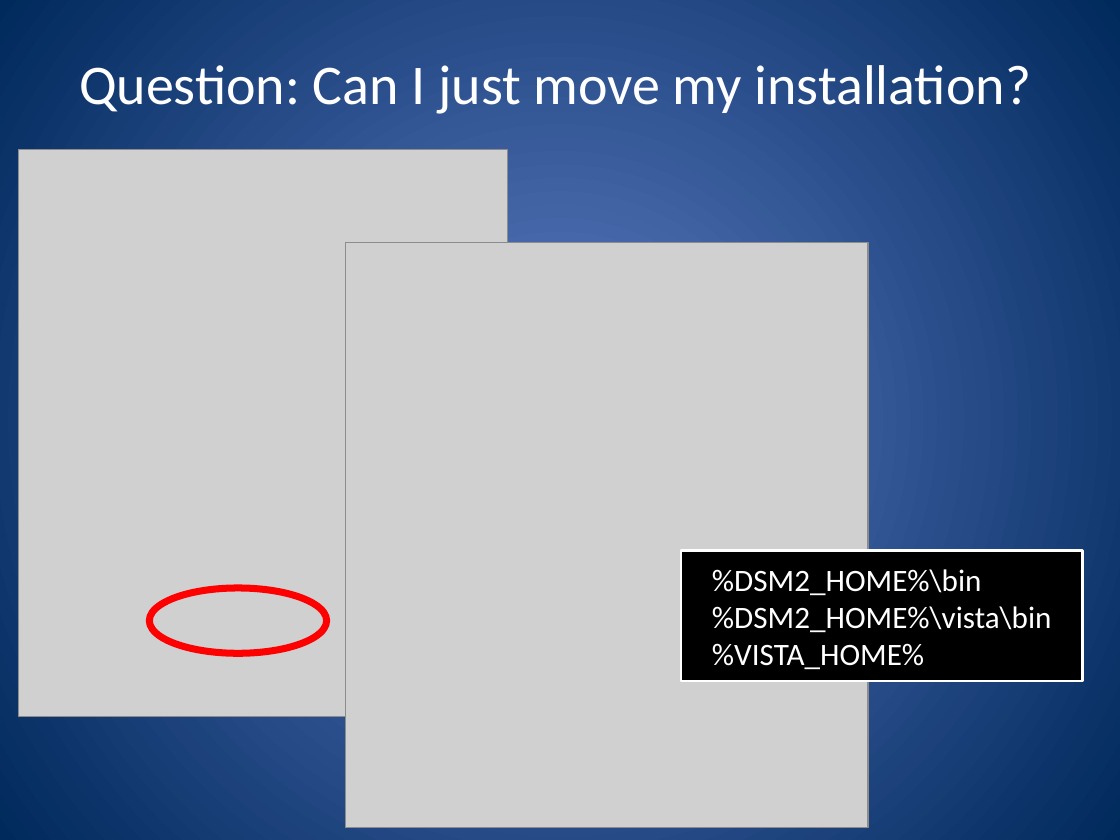
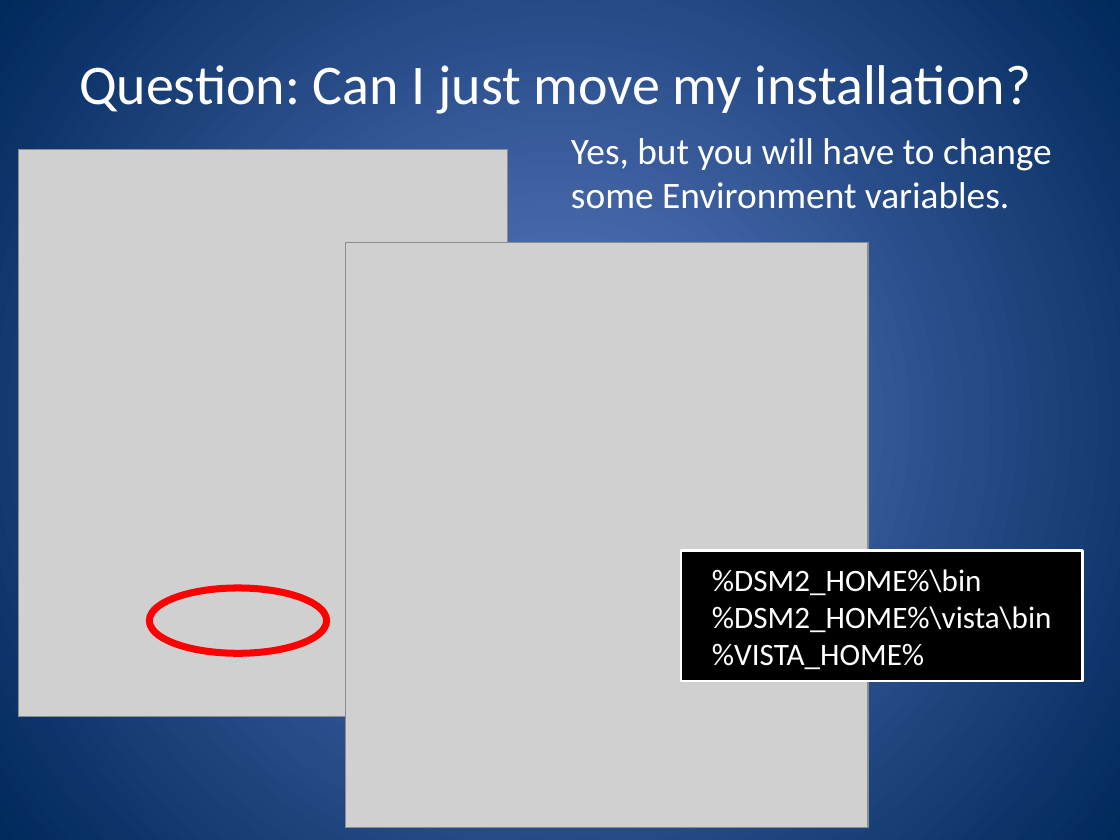
Before and after one commit to CADWRDeltaModeling/dsm2, a slide deck: slide 12 of dsm2/presentations/DSM2 Installation.pptx (slide 11 before the commit). Drawn at 1120x840 pixels with LibreOffice and Linux fonts; fonts in the diff are those of the drawing; grey boxes stand for pictures. Boxes give left, top, right and bottom in pixels: in the first picture for what was removed or moved away, otherwise in the second. Text is boxed around its words. In the diff, an @@ line names an element or a change of style, - is before the commit and + after.

```diff
--- a/dsm2/presentations/DSM2 Installation.pptx
+++ b/dsm2/presentations/DSM2 Installation.pptx
@@ text added at bbox=[571, 138, 1052, 209], 24 pt, text #FFFFFF @@
+Yes, but you will have to change some Environment variables.
```
Also in this commit, not shown: 2 other slides changed, 1 slide added.
